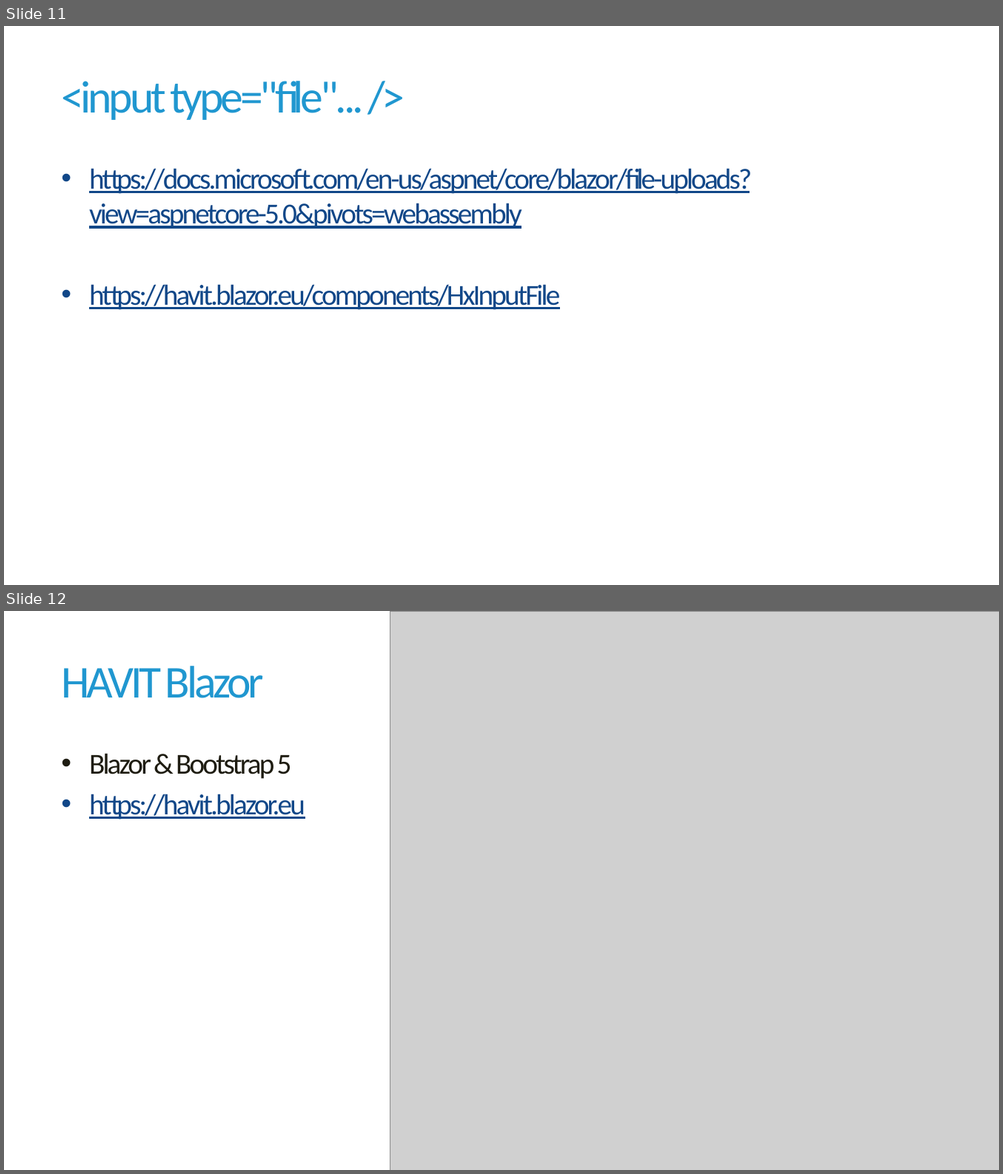
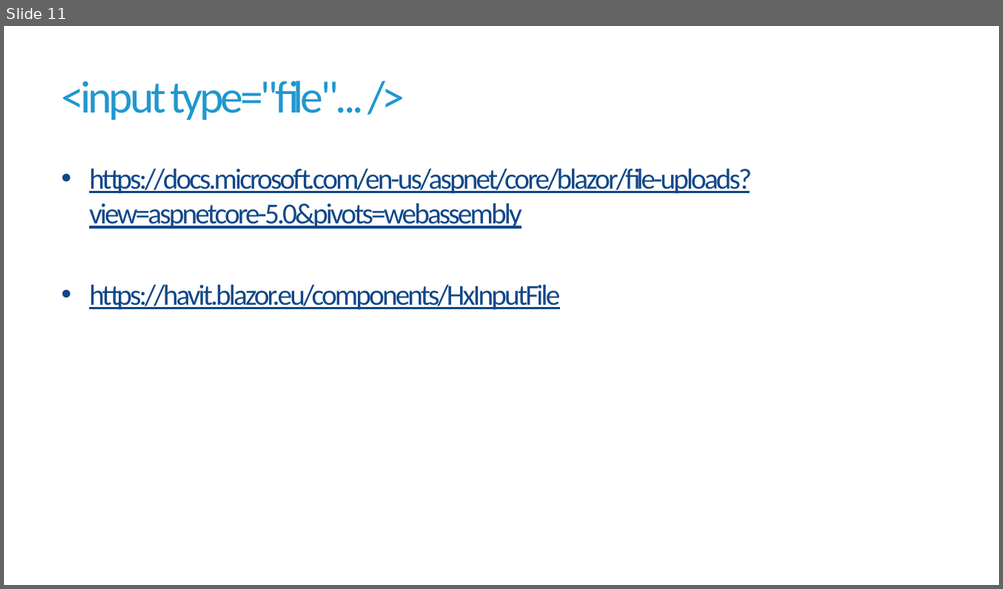
Before and after one commit to jirikanda/BlazorDemos, a slide deck: Presentation/04 - Blazor - Formuláře.pptx. Shown one above the other, each under a label of ours: slides 11 and 12 before the commit, slide 11 after it. The pictures are 1003x1174 and 1003x589 pixels, drawn with LibreOffice and Linux fonts; fonts in the diff are those of the drawing; grey boxes stand for pictures; background and template pictures are left out. Boxes give left, top, right and bottom in pixels: in the first picture for what was removed or moved away, otherwise in the second. Text is boxed around its words. In the diff, an @@ line names an element or a change of style, - is before the commit and + after.

```diff
--- a/Presentation/04 - Blazor - Formuláře.pptx
+++ b/Presentation/04 - Blazor - Formuláře.pptx
@@ slide 12 removed at [4,611,999,1170], background #FFFFFF @@
@@ picture removed at [390,612,999,1170] @@
@@ title removed at [61,666,264,698] @@
-HAVIT Blazor
@@ text removed at [89,753,305,820] @@
-• Blazor & Bootstrap 5
-• https://havit.blazor.eu
```
Also in this commit, not shown: 1 slide changed, 6 other files.
